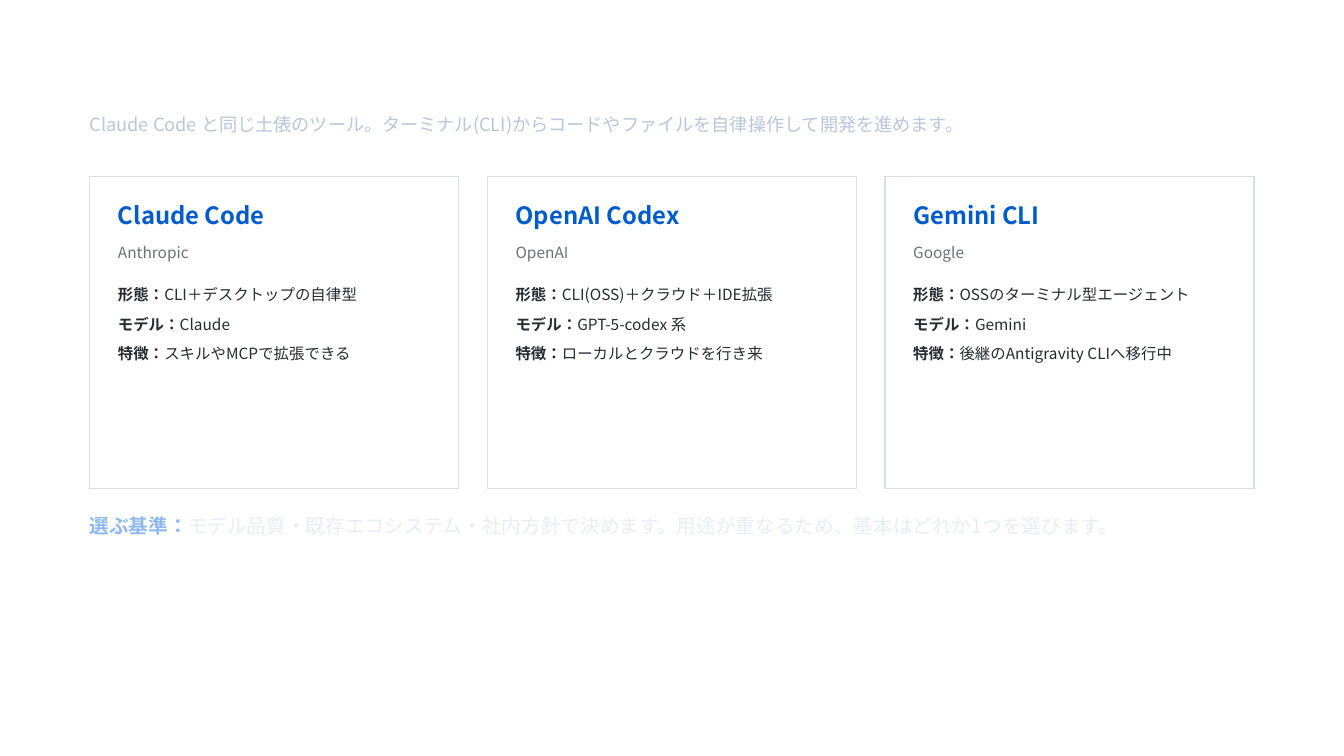
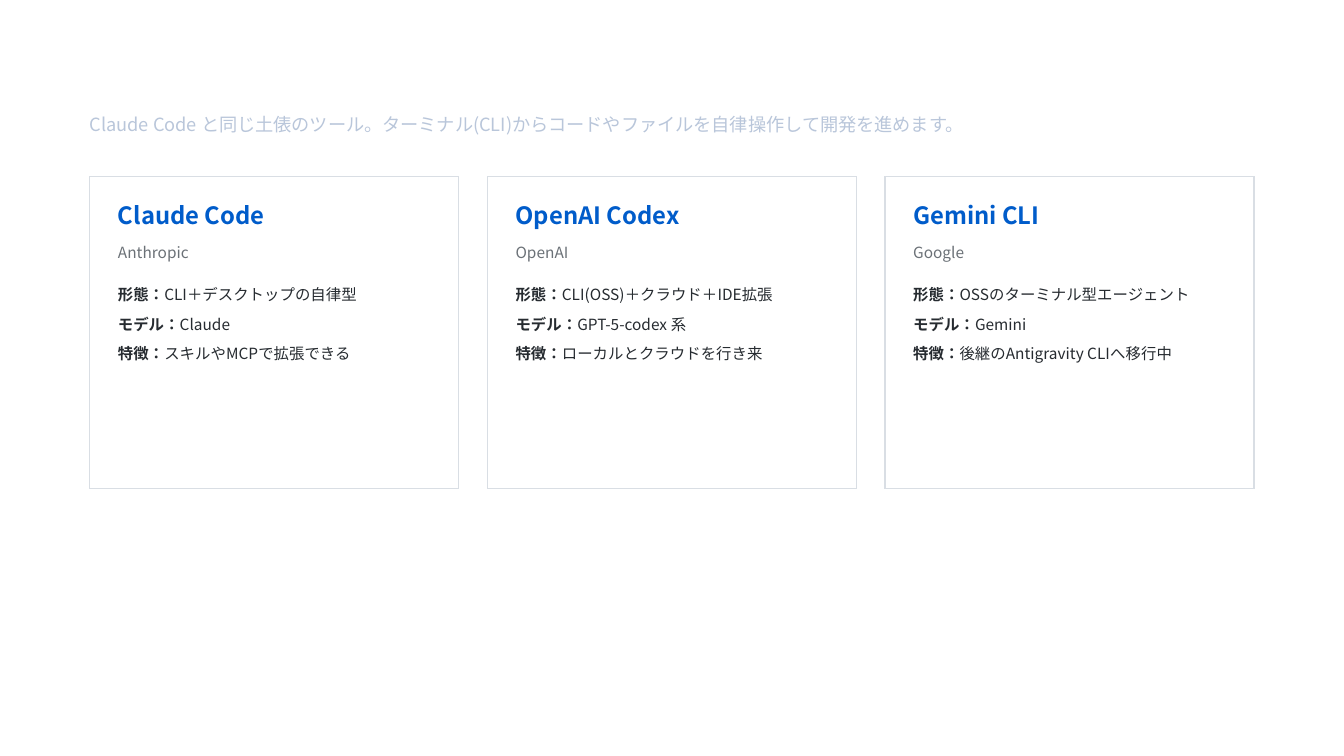
Before and after one commit to ctc-itkr/claude-hands-on, a slide deck: slide 11 of 配布/Copilot_Cowork_競合比較.pptx. Drawn at 1344x756 pixels with LibreOffice and Linux fonts; fonts in the diff are those of the drawing; background and template pictures are left out. Boxes give left, top, right and bottom in pixels: in the first picture for what was removed or moved away, otherwise in the second. Text is boxed around its words. In the diff, an @@ line names an element or a change of style, - is before the commit and + after.

```diff
--- a/配布/Copilot_Cowork_競合比較.pptx
+++ b/配布/Copilot_Cowork_競合比較.pptx
@@ text removed at [90,516,1118,535] @@
-選ぶ基準：モデル品質・既存エコシステム・社内方針で決めます。用途が重なるため、基本はどれか1つを選びます。
```
Also in this commit, not shown: 4 other slides changed.
